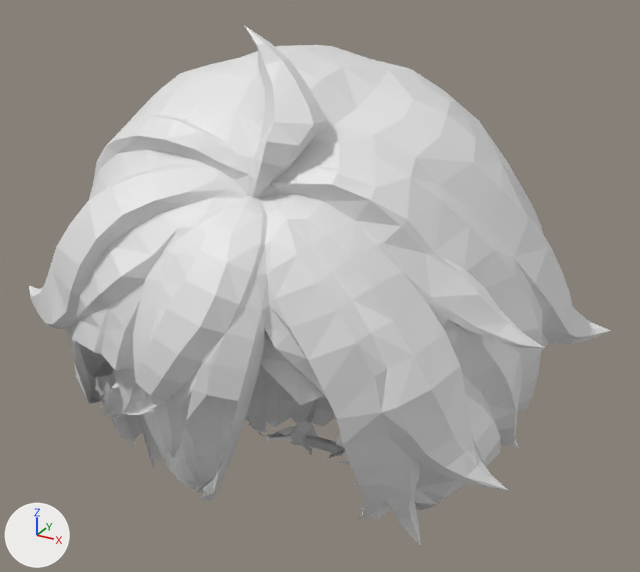
Before and after pictures for a commit that changed the glTF model public/models/hero_chibi_hair.glb.
Both versions are drawn from a camera (50 mm lens) standing at (0.437, -0.766, 0.574) and looking at (0.016, -0.002, 0.192). Arrows for +X, +Y and +Z are at lower left; the lights stay in place. The older version comes first.

Objects in the first picture: 'hair'.
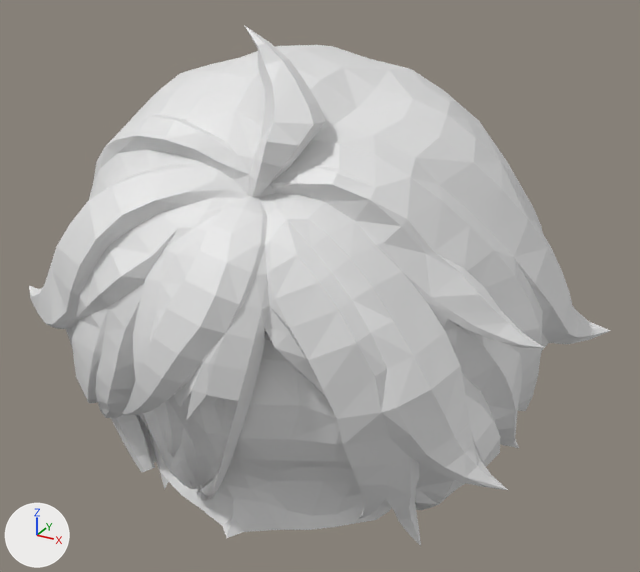
Commit message: Chibi hair: keep the fringe strands that hang over the face

Scene script edits in JSON lines:
```json
{"block": "me_mesh_0", "where": "# used by ob_hair; location = (0.0, 0.0, 0.0)"}
{"op": "remove", "block": "me_mesh_0", "code": "me_mesh_0.from_pydata(...)  # 1737 vertices, 3189 faces; spans x -0.299..0.299, y -0.274..0.27, z -0.058..0.476"}
{"op": "add", "block": "me_mesh_0", "code": "me_mesh_0.from_pydata(...)  # 1843 vertices, 3474 faces; spans x -0.299..0.299, y -0.274..0.27, z -0.058..0.476"}
{"block": "me_mesh_0", "change": "me_mesh_0 part 1"}
{"block": "me_mesh_0", "change": "106 vertices are added at x -0.136..0.131, y -0.267..-0.075, z -0.004..0.175"}
{"block": "me_mesh_0", "change": "285 new faces join them"}
```

Pixel boxes (x1, y1, x2, y2) of what changed, in the pictures (640 x 572 px):
```json
{"part": 1, "of": "me_mesh_0", "change": "added", "after": [72, 340, 376, 538]}
```
